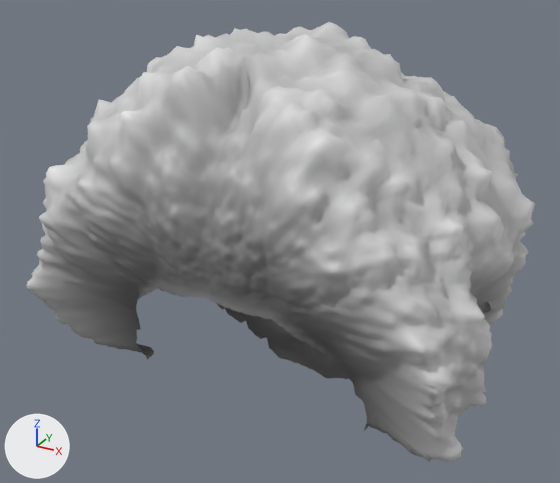
Before and after pictures for a commit that changed the glTF model luta3d/pecas/cabelo_blackpower.glb.
Camera for both pictures: a camera (50 mm lens) standing at (0.213, -0.346, 1.919) and looking at (-0.012, 0.063, 1.714). Every picture has the same lights, and +X, +Y and +Z are marked at lower left. The picture after the commit comes second.

In view in the first picture: 'cabelo_blackpower'.
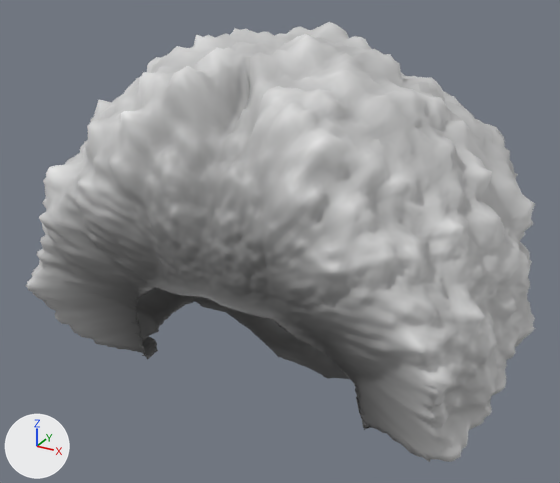
Scene script edits in JSON lines:
```json
{"block": "me_cabelo_blackpower", "where": "# used by ob_cabelo_blackpower; location = (0.0, 0.0, 0.0)"}
{"op": "remove", "block": "me_cabelo_blackpower", "code": "me_cabelo_blackpower.from_pydata(...)  # 17417 vertices, 34164 faces; spans x -0.146..0.147, y -0.054..0.197, z 1.581..1.853"}
{"op": "add", "block": "me_cabelo_blackpower", "code": "me_cabelo_blackpower.from_pydata(...)  # 19490 vertices, 38362 faces; spans x -0.156..0.156, y -0.054..0.197, z 1.581..1.853"}
{"block": "me_cabelo_blackpower", "change": "me_cabelo_blackpower part 1: 1131 vertices moved from x -0.145..0.144, y -0.042..0.119, z 1.581..1.769 to x -0.156..0.156, y -0.043..0.12, z 1.581..1.769; 448 vertices removed from x -0.139..0.146, y -0.042..0.117, z 1.581..1.76; 2521 vertices added at x -0.152..0.155, y -0.043..0.117, z 1.582..1.761"}
{"block": "me_cabelo_blackpower", "change": "me_cabelo_blackpower part 2: 1835 kept faces spanning x -0.156..0.156, y -0.007..0.12, z 1.637..1.769 get new vertex colours; the middle colour goes from grey #acacac to light grey #c8c8c8"}
```

Pixel boxes (x1, y1, x2, y2) of what changed, in the pictures (560 x 483 px):
```json
{"part": 1, "of": "me_cabelo_blackpower", "change": "built on", "before": [136, 221, 533, 431], "after": [130, 221, 534, 448]}
{"part": 2, "of": "me_cabelo_blackpower", "change": "recoloured", "before": [469, 233, 529, 332], "after": [216, 233, 535, 390]}
```
